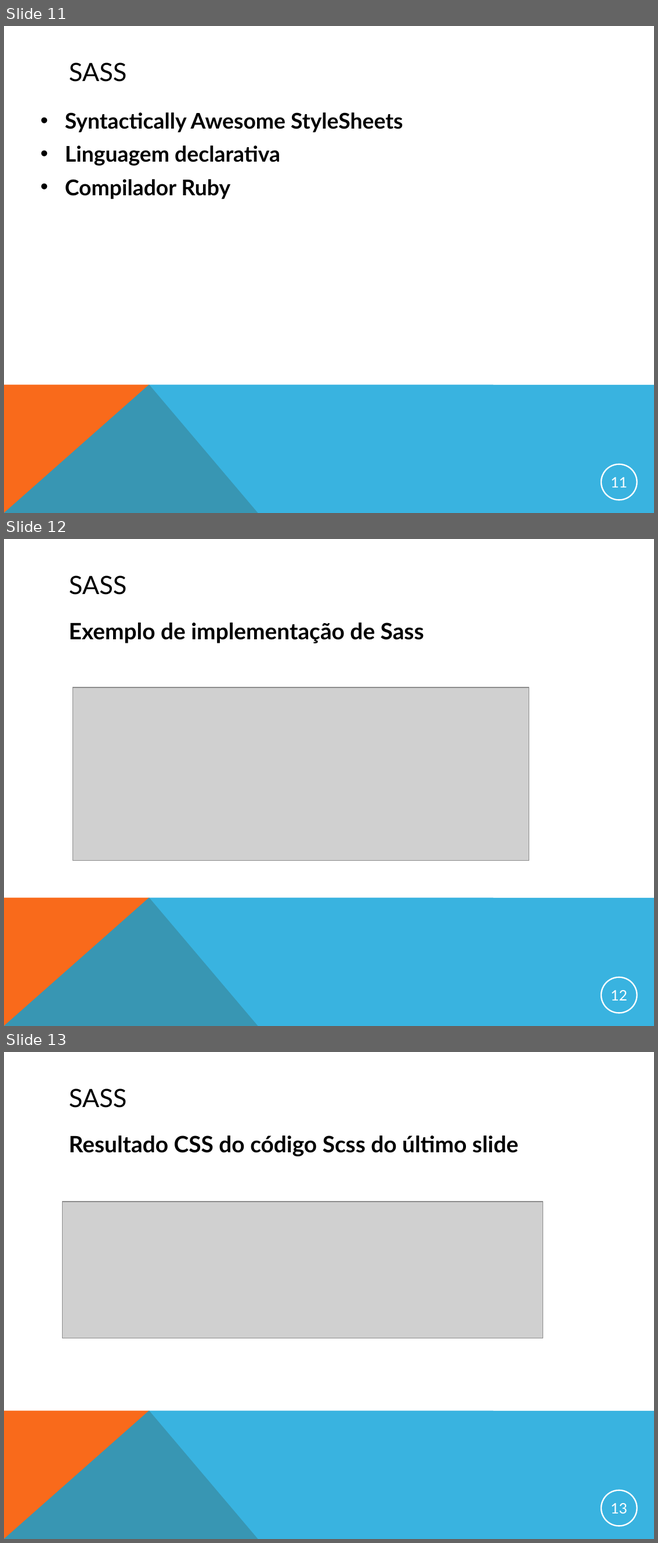
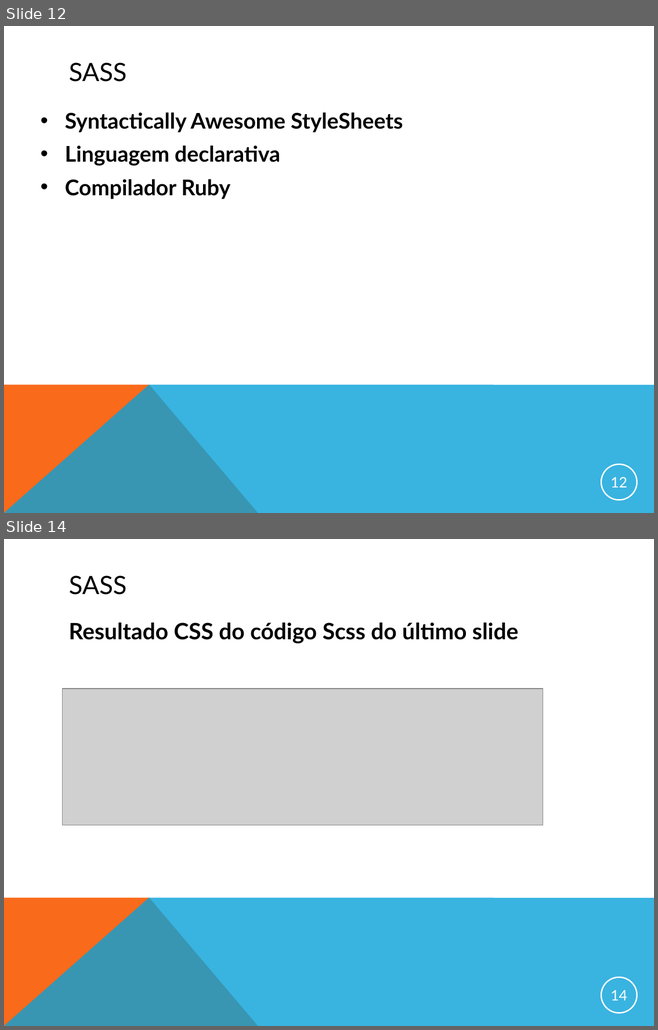
Before and after one commit to gcmorgado/sass4j, a slide deck: DOCUMENTACAO/apresentacao_final.ppt. Shown one above the other, each under a label of ours: slides 11, 12 and 13 before the commit, slides 12 and 14 after it; the slides between them are not shown. The pictures are 658x1543 and 658x1030 pixels, drawn with LibreOffice and Linux fonts; fonts in the diff are those of the drawing; grey boxes stand for pictures. Boxes give left, top, right and bottom in pixels: in the first picture for what was removed or moved away, otherwise in the second. Text is boxed around its words. In the diff, an @@ line names an element or a change of style, - is before the commit and + after.

```diff
--- a/DOCUMENTACAO/apresentacao_final.ppt
+++ b/DOCUMENTACAO/apresentacao_final.ppt
@@ slide 12 removed at [4,539,654,1026], background #FFFFFF; not listed: 2 template elements that a slide beside it also shows @@
@@ title removed at [69,576,127,595] @@
-SASS
@@ text removed at [69,623,424,643] @@
-Exemplo de implementação de Sass
@@ picture removed at [73,687,529,860] @@
@@ page number removed at [601,977,637,1013] @@
-12
@@ what was slide 11 is now slide 12 @@
@@ page number at [610,477,627,488]: text changed @@
-11
+12
@@ what was slide 13 is now slide 14 @@
@@ page number at [610,990,627,1001]: text changed @@
-13
+14
```
Also in this commit, not shown: 3 slides changed, 2 slides added, 3 other files.
